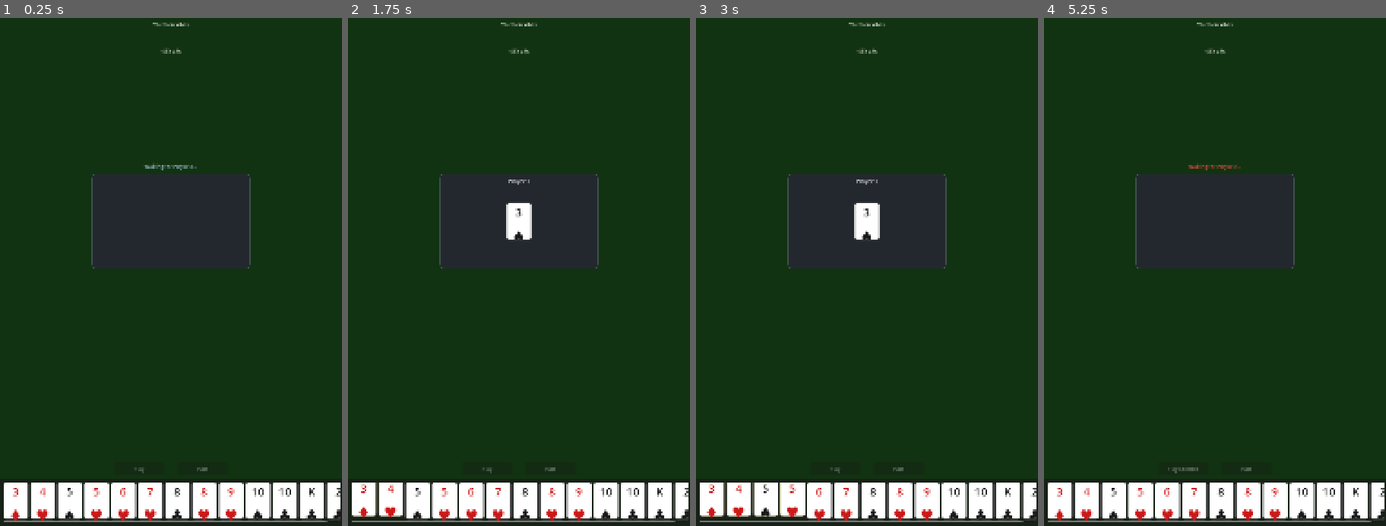
Above: before the commit, frames 1-4 (left to right).
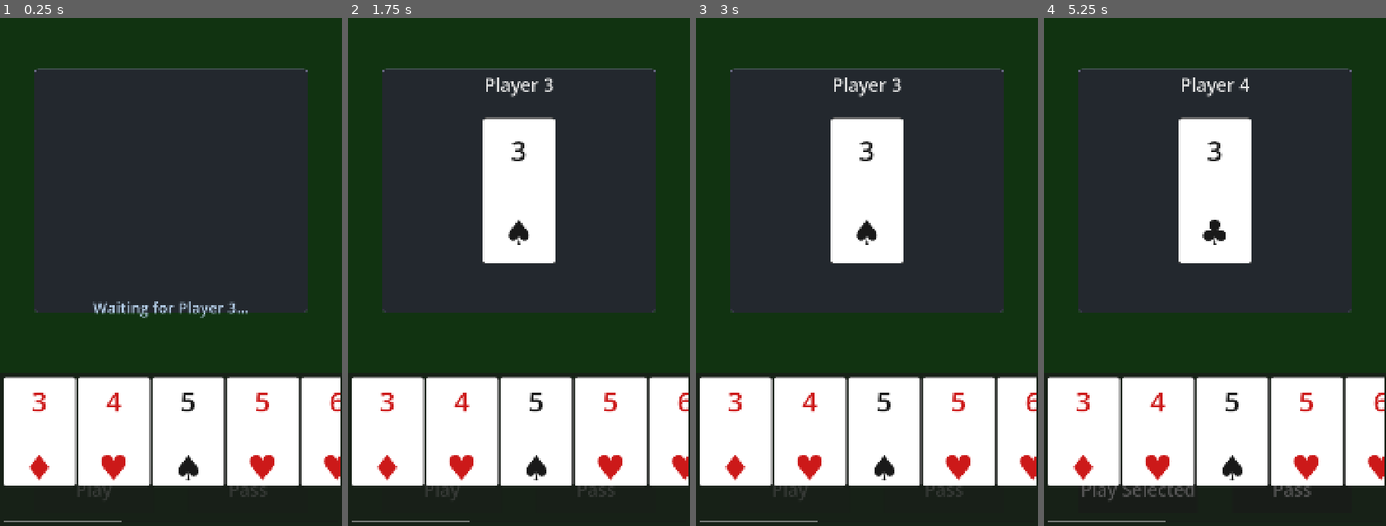
Above: after the commit, the same moments.

Repository: binhrobles/thirteen
Game: Godot game, scene res://scenes/main.tscn
The game is run twice, just before and just after one commit, with the same random seed, the same clock (stepped at 60 frames per second) and the same inputs.
Inputs (mouse positions are in pixels of both pictures, inside the frame that each line leads up to):
- Up to frame 1 (0.25 s): no input
- Up to frame 2 (1.75 s): tap Enter at 0.5 s; move the mouse to (365, 500) at 0.52 s; click (365, 500) at 0.67 s; tap Space at 1.25 s; move the mouse to (389, 500) at 1.27 s; click (389, 500) at 1.42 s
- Up to frame 3 (3 s): tap Enter at 2 s; move the mouse to (764, 500) at 2.02 s; click (764, 500) at 2.17 s; tap Space at 2.75 s; move the mouse to (791, 500) at 2.77 s; click (791, 500) at 2.92 s
- Up to frame 4 (5.25 s): click "Play Selected" at 3.5 s; click "Play Selected" at 4.25 s; click "Pass" at 5 s

The runs differ from the first frame. In frame 1, 57% of the frame differs, in the area x 1-100%, y 0-100%; in frame 2, 60%; in frame 3, 60%; in frame 4, 60%.

Commit message:
Make UI mobile-friendly with responsive, touch-scale sizing
Convert all UI elements from fixed pixel sizes to viewport-relative
responsive sizing for mobile/touch devices.

Cards:
- Card height: 18% of viewport (e.g., ~152px on iPhone 14)
- Font sizes: 25% and 32% of card height
- Maintain 2:3 aspect ratio

Buttons:
- Height: 8% of viewport
- Width: 35% of viewport each
- Font size: 3% of viewport
- Positioned with 2% bottom margin

Play Area:
- Size: 80% width × 40% height (centered)
- Font sizes: 3% (player) and 2.5% (status) of viewport

Player Hand:
- Height: 25% of viewport at bottom

All sizing uses fallback values (390x844 mobile portrait) when nodes
aren't yet in the scene tree, preventing viewport access errors.

Co-Authored-By: Claude Sonnet 4.5 <noreply@anthropic.com>

Diff:
--- a/scripts/card_sprite.gd
+++ b/scripts/card_sprite.gd
@@ -10,9 +10,10 @@
 var card: Card
 var is_selected: bool = false
 
-## Card dimensions (can be scaled down for large hands)
-const BASE_WIDTH := 80.0
-const BASE_HEIGHT := 120.0
+## Card dimensions as percentage of viewport height (mobile-friendly)
+## On a 844px tall phone (iPhone 14), 18% = ~152px height
+const BASE_HEIGHT_PERCENT := 0.18  # 18% of viewport height
+const ASPECT_RATIO := 0.667  # width/height ratio (2:3)
 
 ## Colors for suits
 const RED_COLOR := Color(0.8, 0.1, 0.1)  # Hearts and Diamonds
@@ -29,7 +30,16 @@
 
 
 func _get_minimum_size() -> Vector2:
-	return Vector2(BASE_WIDTH, BASE_HEIGHT)
+	# Use viewport size if available, otherwise use a sensible mobile default (844x390 like iPhone 14)
+	var viewport_size: Vector2
+	if is_inside_tree():
+		viewport_size = get_viewport_rect().size
+	else:
+		viewport_size = Vector2(390, 844)  # Default mobile portrait size
+
+	var height := viewport_size.y * BASE_HEIGHT_PERCENT
+	var width := height * ASPECT_RATIO
+	return Vector2(width, height)
 
 
 func _setup_background() -> void:
@@ -51,12 +61,17 @@
 
 
 func _setup_labels() -> void:
+	# Calculate font sizes based on card size (mobile-friendly)
+	var card_height := _get_minimum_size().y
+	var rank_font_size := int(card_height * 0.25)  # 25% of card height
+	var suit_font_size := int(card_height * 0.32)  # 32% of card height
+
 	# Position rank label at top
 	rank_label.anchor_left = 0.1
 	rank_label.anchor_top = 0.05
 	rank_label.anchor_right = 0.9
 	rank_label.anchor_bottom = 0.4
-	rank_label.add_theme_font_size_override("font_size", 36)
+	rank_label.add_theme_font_size_override("font_size", rank_font_size)
 	rank_label.mouse_filter = Control.MOUSE_FILTER_IGNORE
 
 	# Position suit label at bottom
@@ -64,7 +79,7 @@
 	suit_label.anchor_top = 0.6
 	suit_label.anchor_right = 0.9
 	suit_label.anchor_bottom = 0.95
-	suit_label.add_theme_font_size_override("font_size", 48)
+	suit_label.add_theme_font_size_override("font_size", suit_font_size)
 	suit_label.mouse_filter = Control.MOUSE_FILTER_IGNORE
 
 
--- a/scripts/main.gd
+++ b/scripts/main.gd
@@ -6,6 +6,8 @@
 
 @onready var play_button: Button = $PlayButton
 @onready var pass_button: Button = $PassButton
+@onready var title_label: Label = $Title
+@onready var subtitle_label: Label = $Subtitle
 
 var game_state
 var turn_manager
@@ -14,7 +16,48 @@
 
 
 func _ready() -> void:
+	_setup_buttons()
 	_initialize_game()
+
+
+func _setup_buttons() -> void:
+	"""Configure buttons and labels for mobile with responsive sizing"""
+	var viewport_size := get_viewport_rect().size
+	var button_height := viewport_size.y * 0.08  # 8% of viewport height
+	var button_font_size := int(viewport_size.y * 0.03)  # 3% of viewport height
+	var bottom_margin := viewport_size.y * 0.02  # 2% from bottom
+
+	# Configure title labels to be larger and more visible
+	var title_font_size := int(viewport_size.y * 0.05)  # 5% of viewport height
+	var subtitle_font_size := int(viewport_size.y * 0.035)  # 3.5% of viewport height
+	title_label.add_theme_font_size_override("font_size", title_font_size)
+	subtitle_label.add_theme_font_size_override("font_size", subtitle_font_size)
+
+	# Hide title/subtitle when game starts (they'll be hidden by UI anyway)
+	title_label.visible = false
+	subtitle_label.visible = false
+
+	# Configure Play button (left)
+	play_button.anchor_left = 0.1
+	play_button.anchor_right = 0.45
+	play_button.anchor_top = 1.0
+	play_button.anchor_bottom = 1.0
+	play_button.offset_left = 0
+	play_button.offset_right = 0
+	play_button.offset_top = -button_height - bottom_margin
+	play_button.offset_bottom = -bottom_margin
+	play_button.add_theme_font_size_override("font_size", button_font_size)
+
+	# Configure Pass button (right)
+	pass_button.anchor_left = 0.55
+	pass_button.anchor_right = 0.9
+	pass_button.anchor_top = 1.0
+	pass_button.anchor_bottom = 1.0
+	pass_button.offset_left = 0
+	pass_button.offset_right = 0
+	pass_button.offset_top = -button_height - bottom_margin
+	pass_button.offset_bottom = -bottom_margin
+	pass_button.add_theme_font_size_override("font_size", button_font_size)
 
 
 func _initialize_game() -> void:
--- a/scripts/play_area.gd
+++ b/scripts/play_area.gd
@@ -24,17 +24,17 @@
 
 func _setup_ui() -> void:
 	"""Create the play area UI in center of screen"""
-	# Center anchoring
-	anchor_left = 0.5
-	anchor_right = 0.5
-	anchor_top = 0.5
-	anchor_bottom = 0.5
+	# Center anchoring - use 80% width, 40% height for mobile
+	anchor_left = 0.1
+	anchor_right = 0.9
+	anchor_top = 0.25
+	anchor_bottom = 0.65
 	grow_horizontal = Control.GROW_DIRECTION_BOTH
 	grow_vertical = Control.GROW_DIRECTION_BOTH
-	offset_left = -250
-	offset_right = 250
-	offset_top = -150
-	offset_bottom = 150
+	offset_left = 0
+	offset_right = 0
+	offset_top = 0
+	offset_bottom = 0
 	mouse_filter = Control.MOUSE_FILTER_STOP
 
 	# Background panel
@@ -55,46 +55,58 @@
 	background.add_theme_stylebox_override("panel", style_box)
 	add_child(background)
 
-	# Player label (who played this hand)
+	# Player label (who played this hand) - responsive font size
+	# Use viewport if available, otherwise default mobile size
+	var viewport_height: float
+	if is_inside_tree():
+		viewport_height = get_viewport_rect().size.y
+	else:
+		viewport_height = 844.0  # Default mobile portrait height
+
+	var player_font_size := int(viewport_height * 0.03)  # 3% of viewport height
+	var status_font_size := int(viewport_height * 0.025)  # 2.5% of viewport height
+
 	player_label = Label.new()
-	player_label.anchor_left = 0.5
-	player_label.anchor_right = 0.5
-	player_label.offset_left = -200
-	player_label.offset_right = 200
+	player_label.anchor_left = 0.0
+	player_label.anchor_right = 1.0
+	player_label.anchor_top = 0.0
+	player_label.offset_left = 0
+	player_label.offset_right = 0
 	player_label.offset_top = 10
-	player_label.offset_bottom = 35
+	player_label.offset_bottom = 50
 	player_label.horizontal_alignment = HORIZONTAL_ALIGNMENT_CENTER
-	player_label.add_theme_font_size_override("font_size", 18)
+	player_label.add_theme_font_size_override("font_size", player_font_size)
 	player_label.add_theme_color_override("font_color", Color(0.9, 0.9, 0.9))
 	add_child(player_label)
 
-	# Card container (centered)
+	# Card container (centered) - use full width for cards
 	card_container = HBoxContainer.new()
-	card_container.anchor_left = 0.5
-	card_container.anchor_top = 0.5
-	card_container.anchor_right = 0.5
-	card_container.anchor_bottom = 0.5
+	card_container.anchor_left = 0.0
+	card_container.anchor_top = 0.2
+	card_container.anchor_right = 1.0
+	card_container.anchor_bottom = 0.8
 	card_container.grow_horizontal = Control.GROW_DIRECTION_BOTH
 	card_container.grow_vertical = Control.GROW_DIRECTION_BOTH
-	card_container.offset_left = -200
-	card_container.offset_right = 200
-	card_container.offset_top = -60
-	card_container.offset_bottom = 60
+	card_container.offset_left = 10
+	card_container.offset_right = -10
+	card_container.offset_top = 0
+	card_container.offset_bottom = 0
 	card_container.alignment = BoxContainer.ALIGNMENT_CENTER
 	card_container.add_theme_constant_override("separation", CARD_SPACING)
 	add_child(card_container)
 
 	# Status label (for "Your turn", "Waiting", etc.)
 	status_label = Label.new()
-	status_label.anchor_left = 0.5
-	status_label.anchor_right = 0.5
+	status_label.anchor_left = 0.0
+	status_label.anchor_right = 1.0
+	status_label.anchor_top = 1.0
 	status_label.anchor_bottom = 1.0
-	status_label.offset_left = -200
-	status_label.offset_right = 200
-	status_label.offset_top = -35
+	status_label.offset_left = 0
+	status_label.offset_right = 0
+	status_label.offset_top = -50
 	status_label.offset_bottom = -10
 	status_label.horizontal_alignment = HORIZONTAL_ALIGNMENT_CENTER
-	status_label.add_theme_font_size_override("font_size", 16)
+	status_label.add_theme_font_size_override("font_size", status_font_size)
 	status_label.add_theme_color_override("font_color", Color(0.7, 0.8, 0.9))
 	add_child(status_label)
 
--- a/scripts/player_hand.gd
+++ b/scripts/player_hand.gd
@@ -22,12 +22,12 @@
 
 func _setup_ui() -> void:
 	"""Create the scroll container and card container"""
-	# Position at bottom of screen
-	anchor_top = 1.0
+	# Position at bottom of screen - use viewport-relative height (25% of screen)
+	anchor_top = 0.75
 	anchor_bottom = 1.0
 	anchor_left = 0.0
 	anchor_right = 1.0
-	offset_top = -150  # Card height + padding
+	offset_top = 0
 	offset_bottom = 0
 	grow_vertical = Control.GROW_DIRECTION_BEGIN
 
